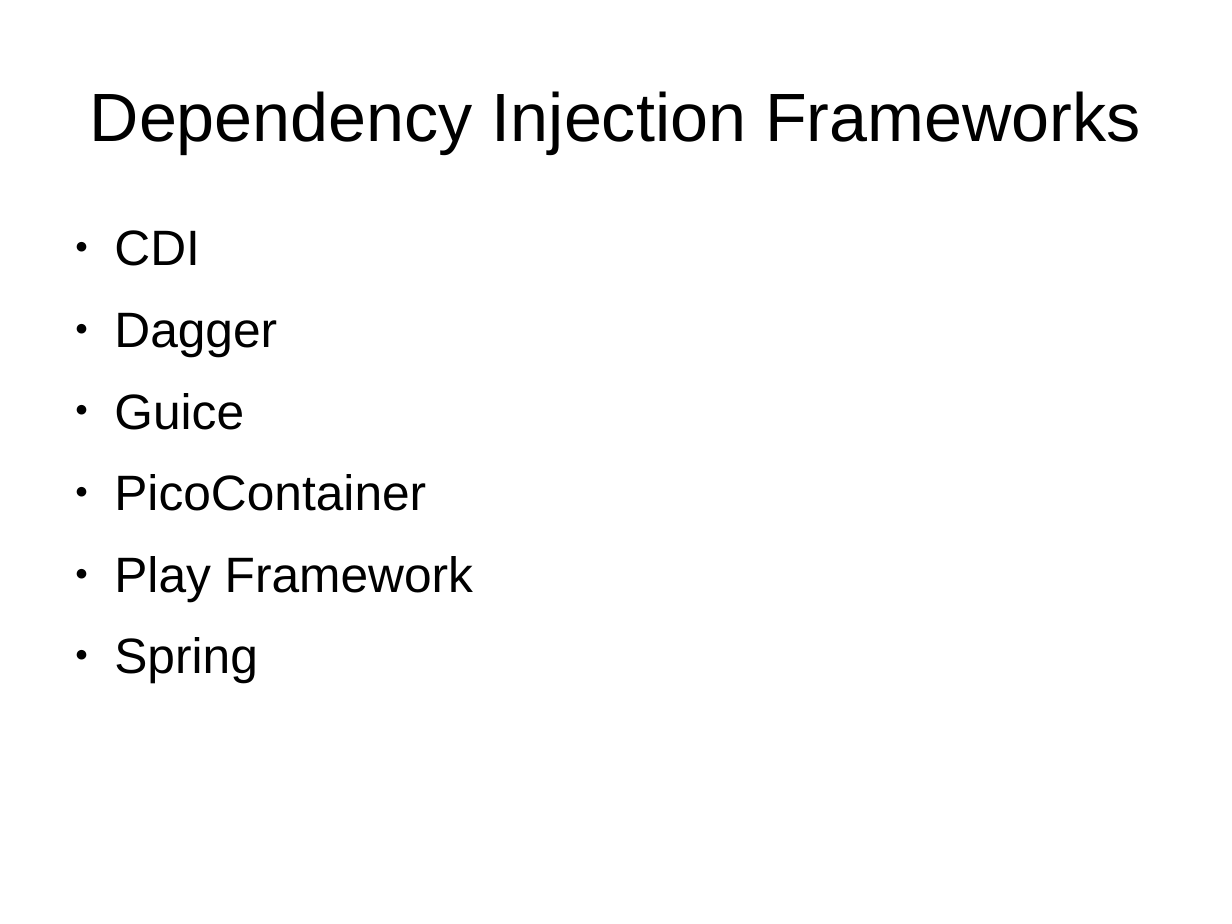
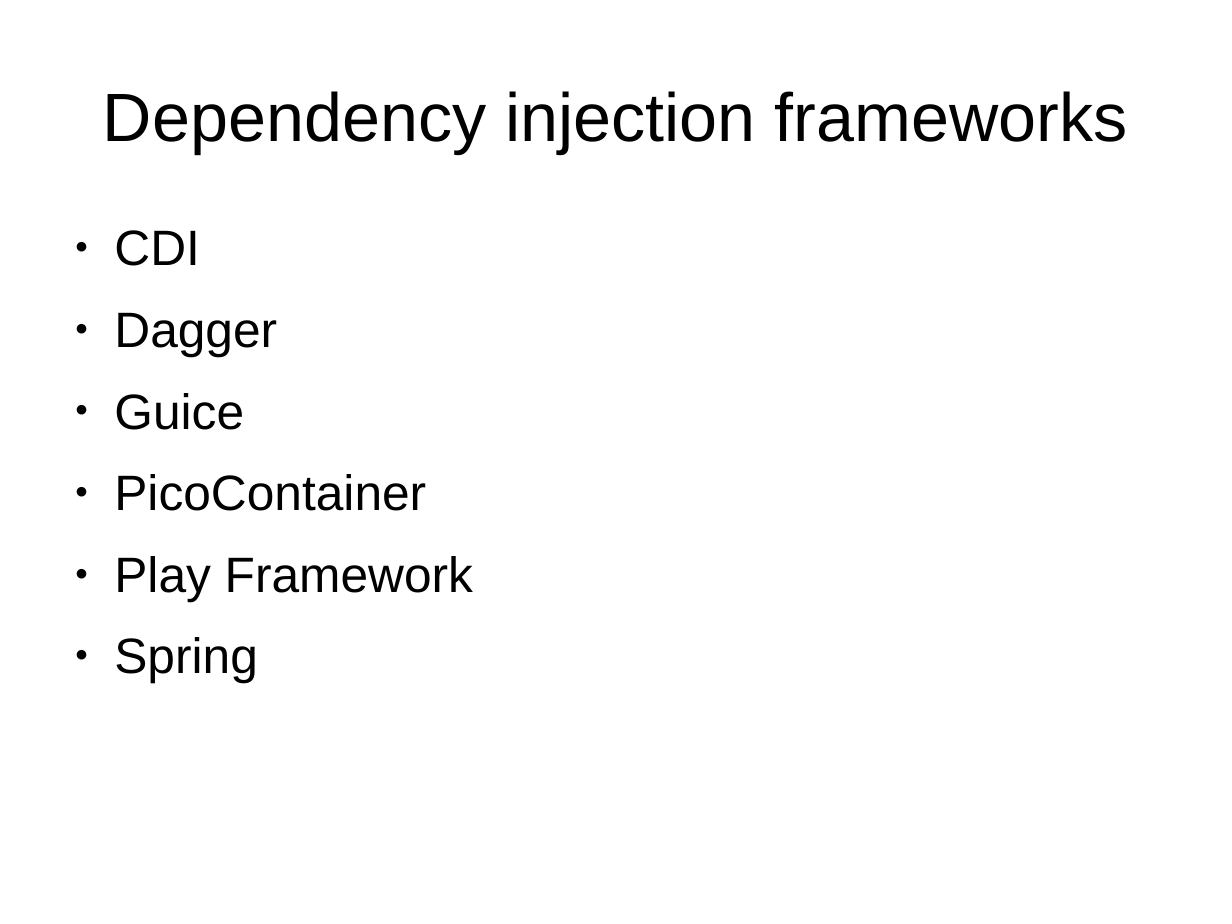
Before and after one commit to FrigoCoder/CDI, a slide deck: slide 13 of CDI.odp. Drawn at 1232x924 pixels with LibreOffice and Linux fonts; fonts in the diff are those of the drawing. Boxes give left, top, right and bottom in pixels: in the first picture for what was removed or moved away, otherwise in the second. Text is boxed around its words. In the diff, an @@ line names an element or a change of style, - is before the commit and + after.

```diff
--- a/CDI.odp
+++ b/CDI.odp
@@ title at [103, 91, 1128, 153]: text changed @@
-Dependency Injection Frameworks
+Dependency injection frameworks
```
Also in this commit, not shown: 8 other slides changed, 3 slides added, 5 other files.
